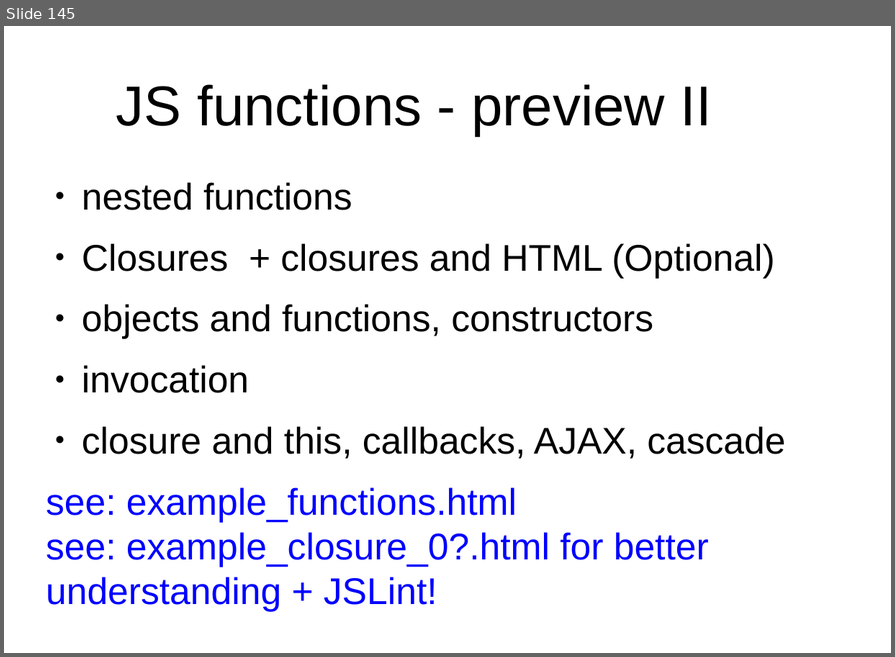
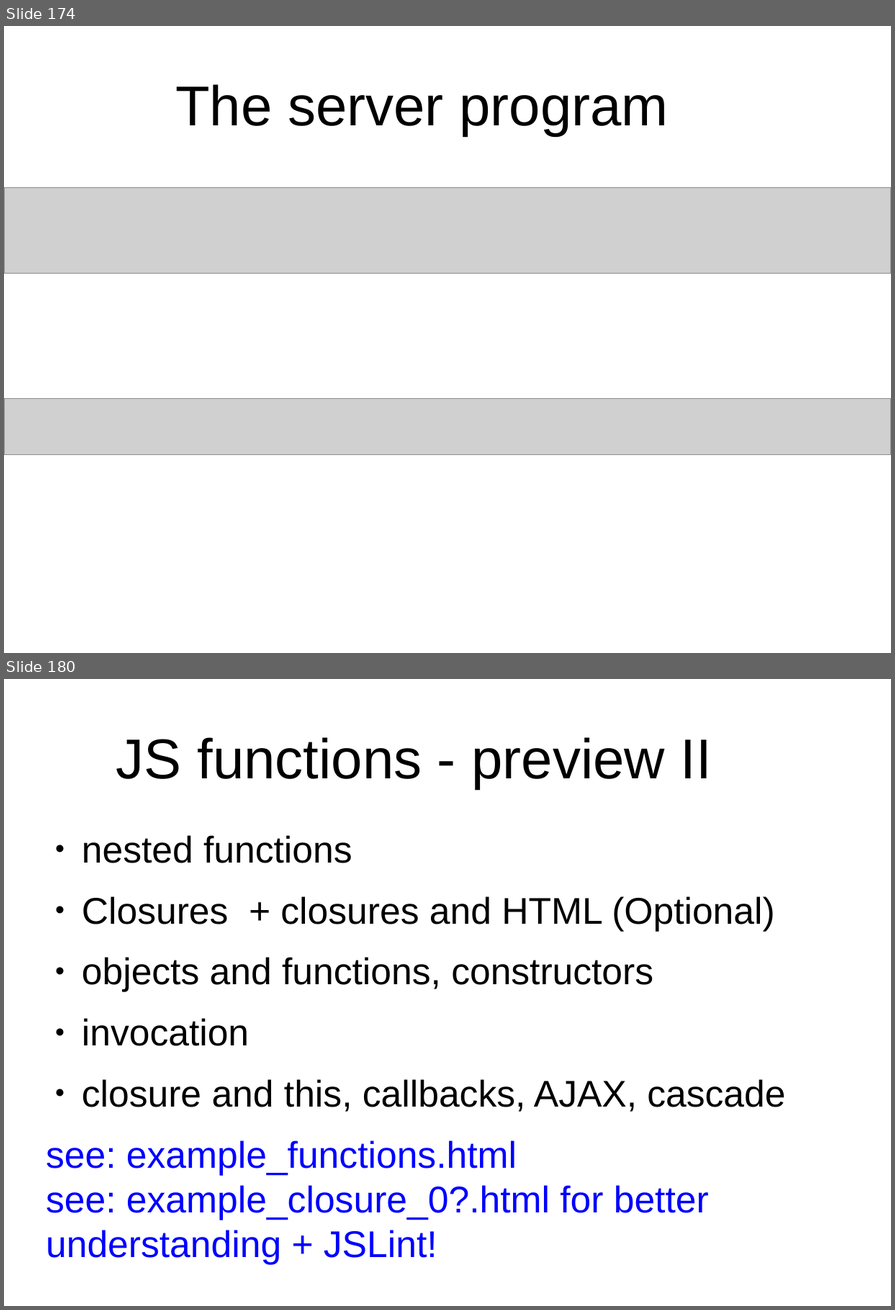
Before and after one commit to peterborkuti/other, a slide deck: JavaScriptBasics/jsbasics-slide.odp. Shown one above the other, each under a label of ours: slide 145 before the commit, slides 174 and 180 after it; the slides between them are not shown. The pictures are 895x657 and 895x1310 pixels, drawn with LibreOffice and Linux fonts; fonts in the diff are those of the drawing; grey boxes stand for pictures; background and template pictures are left out. Boxes give left, top, right and bottom in pixels: in the first picture for what was removed or moved away, otherwise in the second. Text is boxed around its words. In the diff, an @@ line names an element or a change of style, - is before the commit and + after.

```diff
--- a/JavaScriptBasics/jsbasics-slide.odp
+++ b/JavaScriptBasics/jsbasics-slide.odp
@@ slide 174 added at <box>4,26,891,653</box>, background #FFFFFF @@
@@ title added at <box>175,84,668,136</box>, 53.3 pt, text #000000 @@
+The server program
@@ picture added at <box>4,187,891,274</box> @@
@@ picture added at <box>4,398,891,456</box> @@
@@ what was slide 145 is now slide 180 @@
```
Also in this commit, not shown: 1 slide changed, 34 other slides added, 2 other files.
